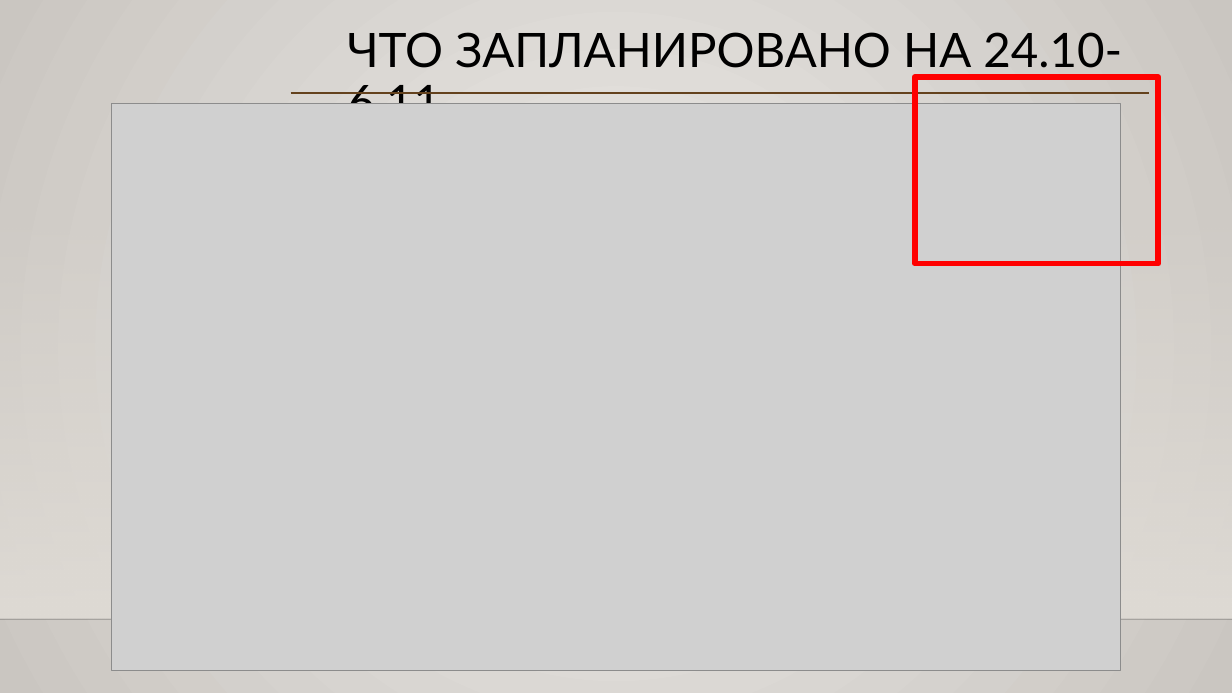
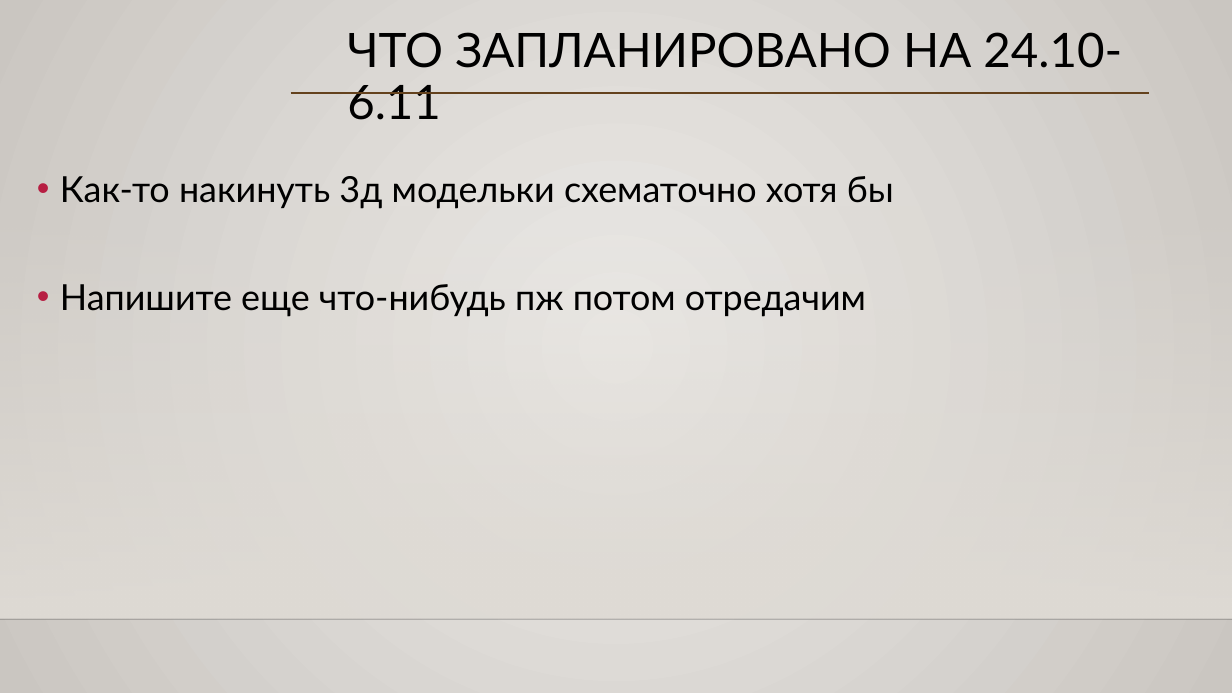
Before and after one commit to izzager/UntitledOrganizerApp, a slide deck: slide 10 of Отчет октябрь.pptx. Drawn at 1232x693 pixels with LibreOffice and Linux fonts; fonts in the diff are those of the drawing; grey boxes stand for pictures; background and template pictures are left out. Boxes give left, top, right and bottom in pixels: in the first picture for what was removed or moved away, otherwise in the second. Text is boxed around its words. In the diff, an @@ line names an element or a change of style, - is before the commit and + after.

```diff
--- a/Отчет октябрь.pptx
+++ b/Отчет октябрь.pptx
@@ rectangle removed at <box>915,77,1159,263</box> @@
@@ picture removed at <box>112,104,1121,671</box> @@
@@ text added at <box>60,176,894,317</box>, 28 pt, text #000000 @@
+• Как-то накинуть 3д модельки схематочно хотя бы
+• Напишите еще что-нибудь пж потом отредачим
```
Also in this commit, not shown: 5 other slides changed.
